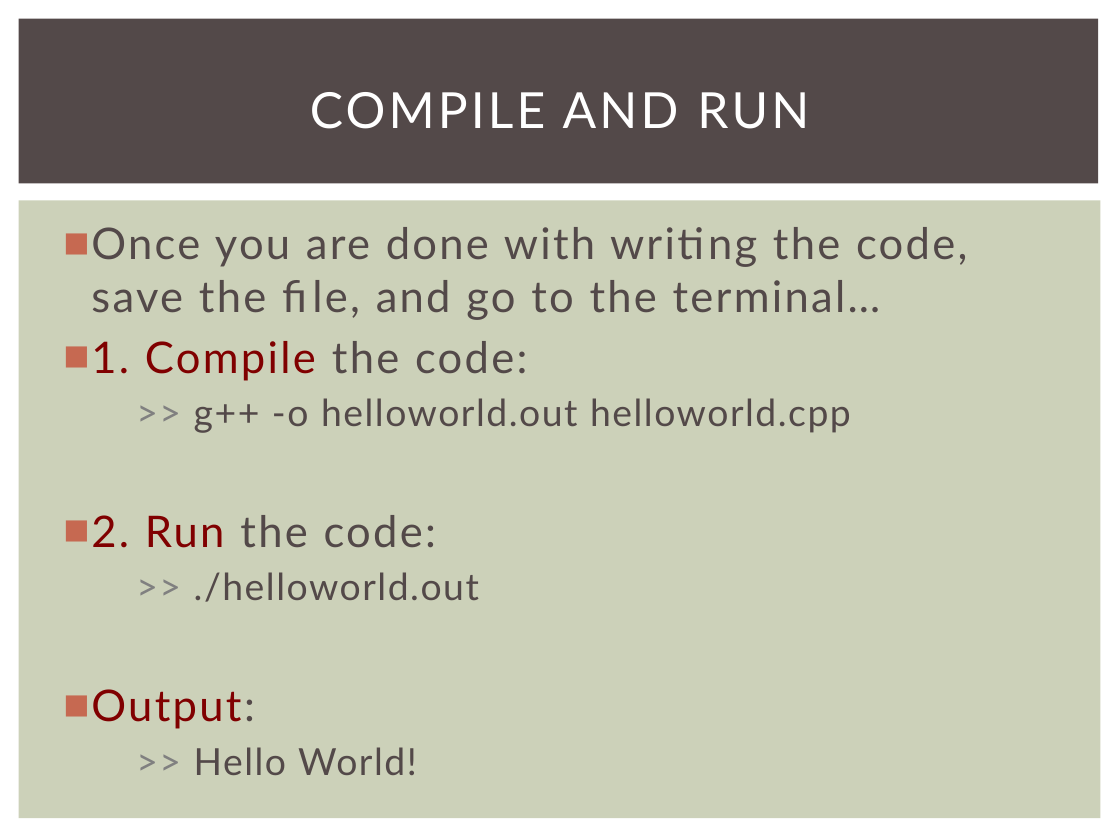
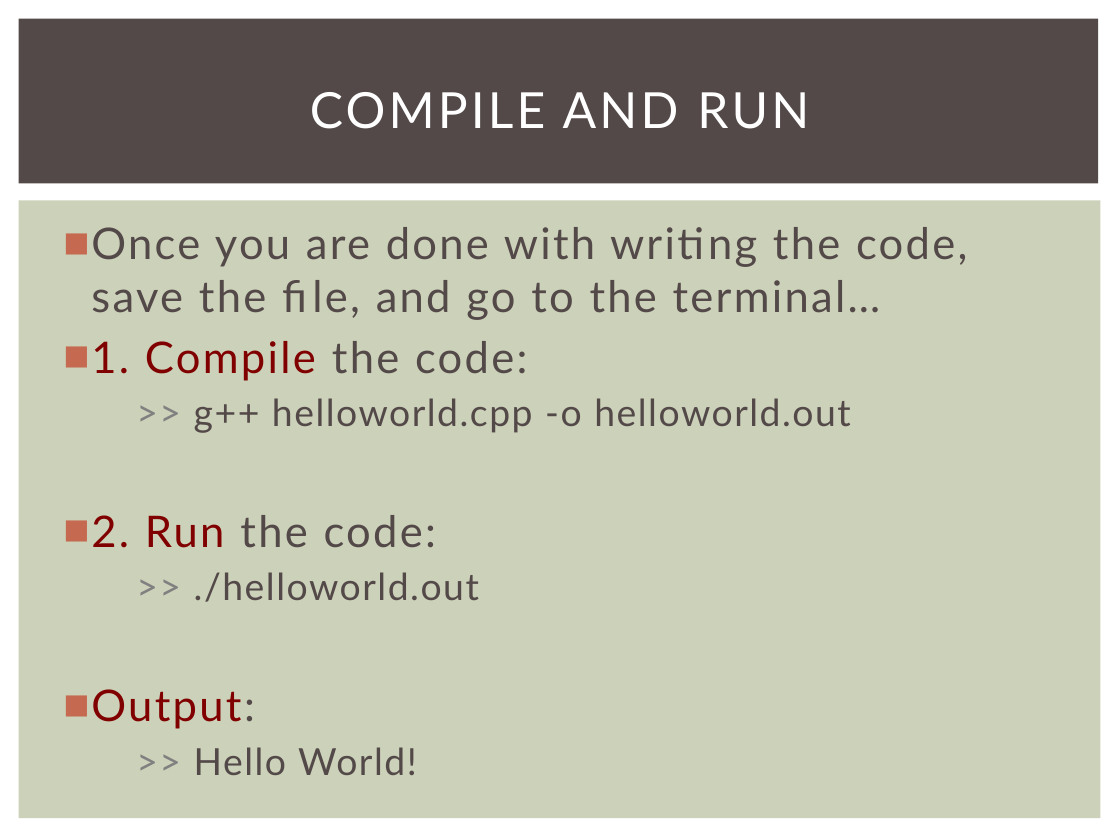
Before and after one commit to JonathanZip/COP3503-Fall2016, a slide deck: slide 7 of Lab_01/Lab1-Max.pptx. Drawn at 1120x840 pixels with LibreOffice and Linux fonts; fonts in the diff are those of the drawing. Boxes give left, top, right and bottom in pixels: in the first picture for what was removed or moved away, otherwise in the second. Text is boxed around its words. In the diff, an @@ line names an element or a change of style, - is before the commit and + after.

```diff
--- a/Lab_01/Lab1-Max.pptx
+++ b/Lab_01/Lab1-Max.pptx
@@ text at (194,398,850,433): text changed @@
-    >> g++ -o helloworld.out helloworld.cpp
+    >> g++ helloworld.cpp -o helloworld.out
```
Also in this commit, not shown: 1 other slide changed, 1 slide removed, 10 other files.
